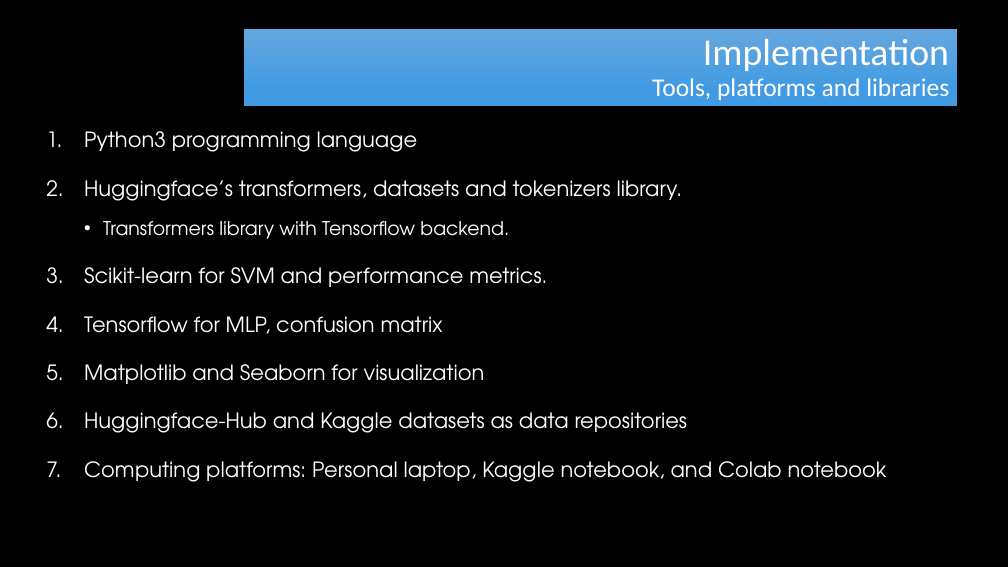
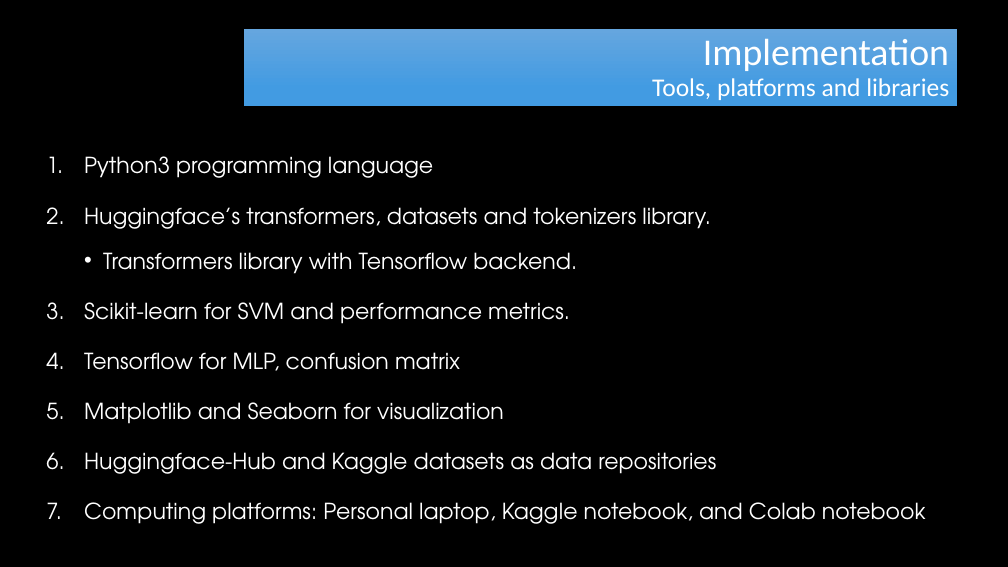
Before and after one commit to RayGone/Thesis, a slide deck: slide 23 of Main Thesis/Thesis Defense Presentation.pptx (slide 22 before the commit). Drawn at 1008x567 pixels with LibreOffice and Linux fonts; fonts in the diff are those of the drawing; background and template pictures are left out. Boxes give left, top, right and bottom in pixels: in the first picture for what was removed or moved away, otherwise in the second. Text is boxed around its words. In the diff, an @@ line names an element or a change of style, - is before the commit and + after.

```diff
--- a/Main Thesis/Thesis Defense Presentation.pptx
+++ b/Main Thesis/Thesis Defense Presentation.pptx
@@ text "Python3 programming language": place and size @@
-text "Python3 programming language" at [84,131,887,482]
+text "Python3 programming language" at [84,156,926,524]
@@ text "Python3 programming language" at [84,156,926,524]: size 20 to 21 pt in "Python3 programming language", "Huggingface’s transformers, datasets and tokenizers library.", "Scikit-learn for SVM and performance metrics.", "Tensorflow for MLP, confusion matrix" and 3 more places; size 18 to 21 pt in "Transformers library with Tensorflow backend." @@
```
Also in this commit, not shown: 16 other slides changed, 3 slides added, 2 other files.
